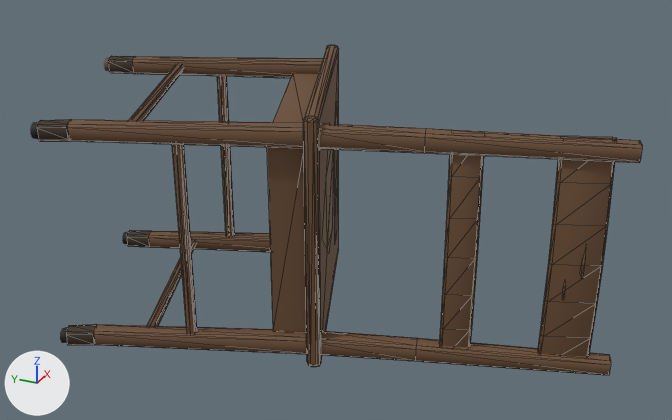
One commit to the glTF model LIMINAL V13/data/models/chair@1.glb: the scene before it, then after it.
Camera for both pictures: a 50 mm lens placed at (-1.265, -1.081, 0.918), pointed at (0.101, -0.466, 0.235). The lights are fixed; the arrows at lower left show +X, +Y and +Z. The older version comes first. Mesh edges are drawn as thin lines on the coarser meshes. Vertices at exactly the same position are counted once.

The first picture shows 'chair0', 'chair1', 'chair4' and 2 more.
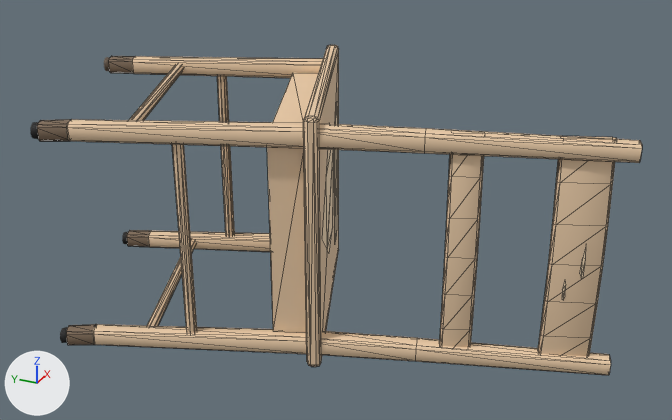
Changed parts and their boxes (x1, y1, x2, y2) in the pictures (672 x 420 px):
'chair0', recoloured
    both: (37, 56, 151, 345)
'chair4', recoloured
    both: (322, 103, 586, 300)
part 1 of me_chair1, recoloured (brown to beige)
    both: (67, 45, 642, 375)

The change in detail:
Material 'look=wood tex=wood_walnut_floor r=1.15 #buche_abgegriffen' (mat_look_wood_tex_wood_walnut_floor_r_1_15__buche_abgegriffen) is new.
Its base color is (1.0, 0.787, 0.538) (beige #ffe5c2).
Its roughness is 0.7.
Material 'look=wood tex=wood_walnut_floor r=0.8 #buche_lack' (mat_look_wood_tex_wood_walnut_floor_r_0_8__buche_lack) is new.
Its base color is (0.828, 0.604, 0.393) (beige #ebcca8).
Its roughness is 0.7.
Material 'look=wood tex=wood_walnut_floor r=1.25 #holz_fuss' (mat_look_wood_tex_wood_walnut_floor_r_1_25__holz_fuss) is new.
Its base color is (0.214, 0.147, 0.0946) (brown #7f6b57).
Its roughness is 0.7.
me_chair0 has 64 vertices, 64 faces and spans x -0.194..0.212, y -0.127..0.06, z 0.023..0.433.
me_chair0 no longer uses material mat_look_wood_r_1_25__holz_fuss (brown #3d2e1f).
me_chair0 gains material mat_look_wood_tex_wood_walnut_floor_r_1_25__holz_fuss (brown #7f6b57).
me_chair1 has 360 vertices, 556 faces and spans x -0.173..0.374, y -0.963..0.016, z 0.0..0.456.
me_chair1 is used by ob_chair1; location (0.0, 0.0, 0.0).
me_chair1 part 1: 556 faces spanning x -0.173..0.374, y -0.963..0.016, z 0.0..0.456 switch from mat_look_wood_r_0_8__buche_lack (brown #6e4f36) to mat_look_wood_tex_wood_walnut_floor_r_0_8__buche_lack (beige #ebcca8).
me_chair4 has 29 vertices, 21 faces and spans x -0.008..0.347, y -0.904..-0.36, z 0.072..0.38.
me_chair4 no longer uses material mat_look_wood_r_1_15__buche_abgegriffen (brown #7d5e42).
me_chair4 gains material mat_look_wood_tex_wood_walnut_floor_r_1_15__buche_abgegriffen (beige #ffe5c2).
